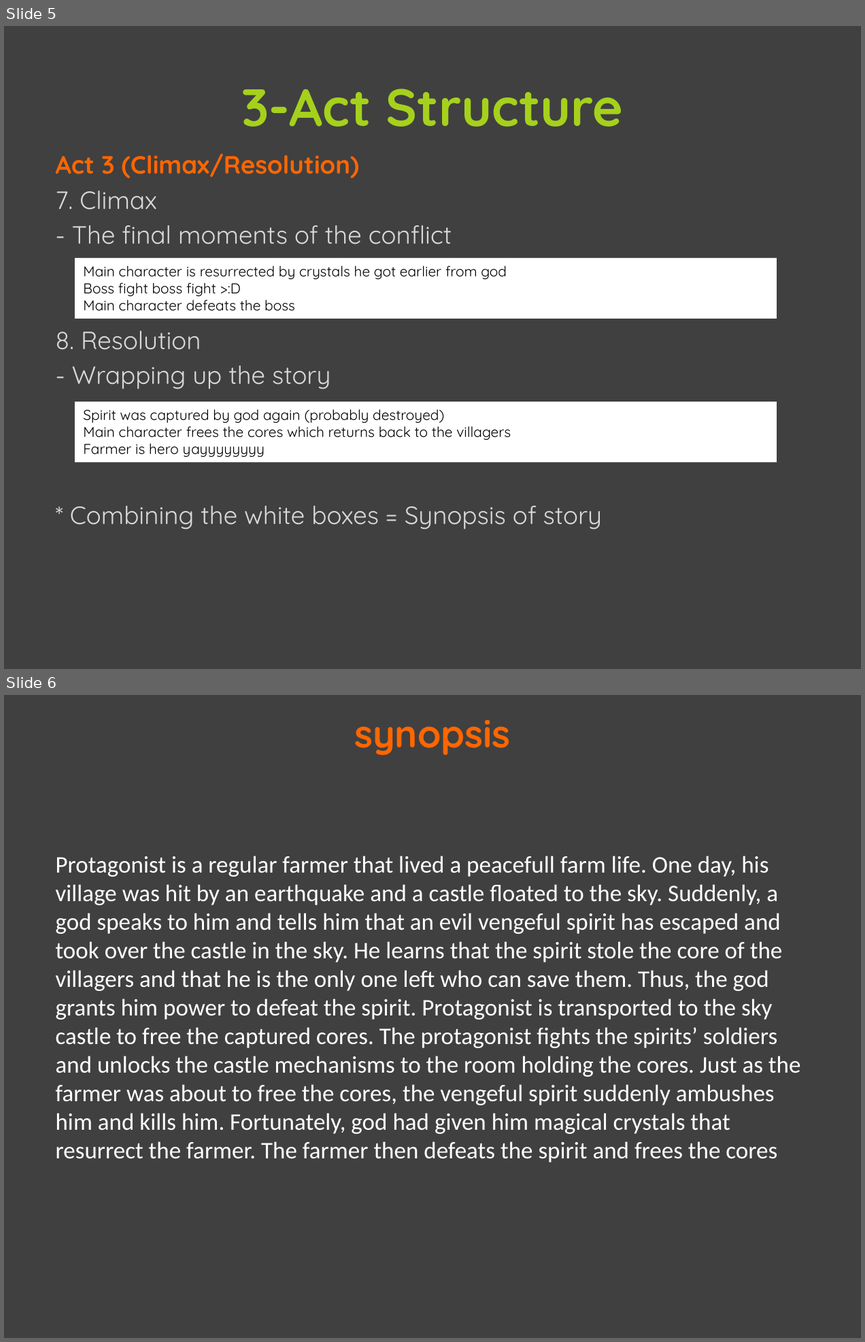
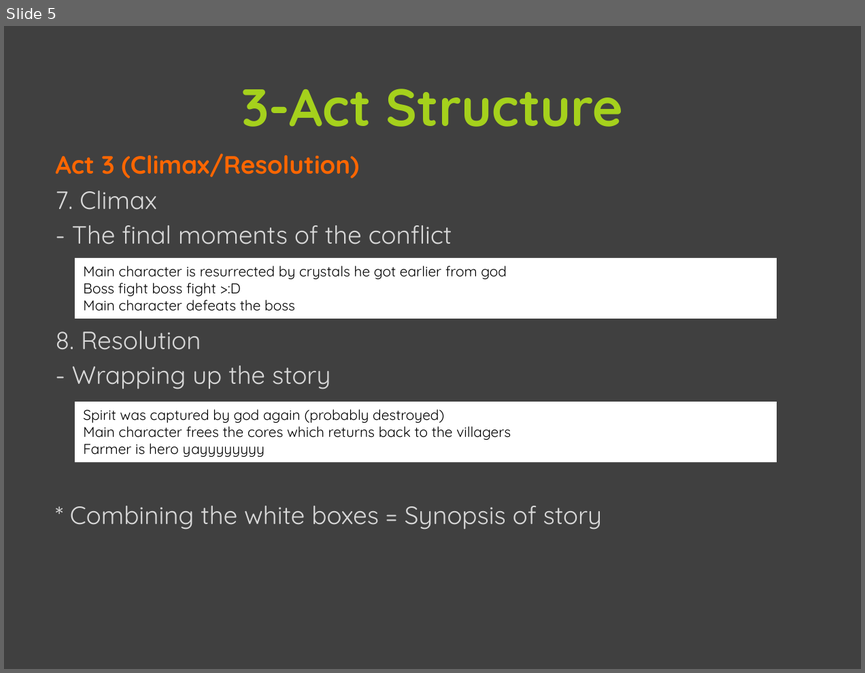
Before and after one commit to FMLneverlucky/2024-sem-1, a slide deck: story creation/assignment submission/DM1374_GSTORY_3-ActTemplate (submission).pptx. Shown one above the other, each under a label of ours: slides 5 and 6 before the commit, slide 5 after it. The pictures are 865x1342 and 865x673 pixels, drawn with LibreOffice and Linux fonts; fonts in the diff are those of the drawing; background and template pictures are left out. Boxes give left, top, right and bottom in pixels: in the first picture for what was removed or moved away, otherwise in the second. Text is boxed around its words. In the diff, an @@ line names an element or a change of style, - is before the commit and + after.

```diff
--- a/story creation/assignment submission/DM1374_GSTORY_3-ActTemplate (submission).pptx
+++ b/story creation/assignment submission/DM1374_GSTORY_3-ActTemplate (submission).pptx
@@ slide 6 removed at <box>4,695,861,1338</box>, background #404040 @@
@@ title removed at <box>354,719,511,755</box> @@
-synopsis
@@ text removed at <box>56,855,801,1162</box> @@
-Protagonist is a regular farmer that lived a peacefull farm life. One day, his village was hit by an earthquake and a castle floated to the sky. Suddenly, a god speaks to him and tells him that an evil vengeful spirit has escaped and took over the castle in the sky. He learns that the spirit stole the core of the villagers and that he is the only one left who can save them. Thus, the god grants him power to defeat the spirit. Protagonist is transported to the sky castle to free the captured cores. The protagonist fights the spirits’ soldiers and unlocks the castle mechanisms to the room holding the cores. Just as the farmer was about to free the cores, the vengeful spirit suddenly ambushes him and kills him. Fortunately, god had given him magical crystals that resurrect the farmer. The farmer then defeats the spirit and frees the cores
```
Also in this commit, not shown: 55 other files.
